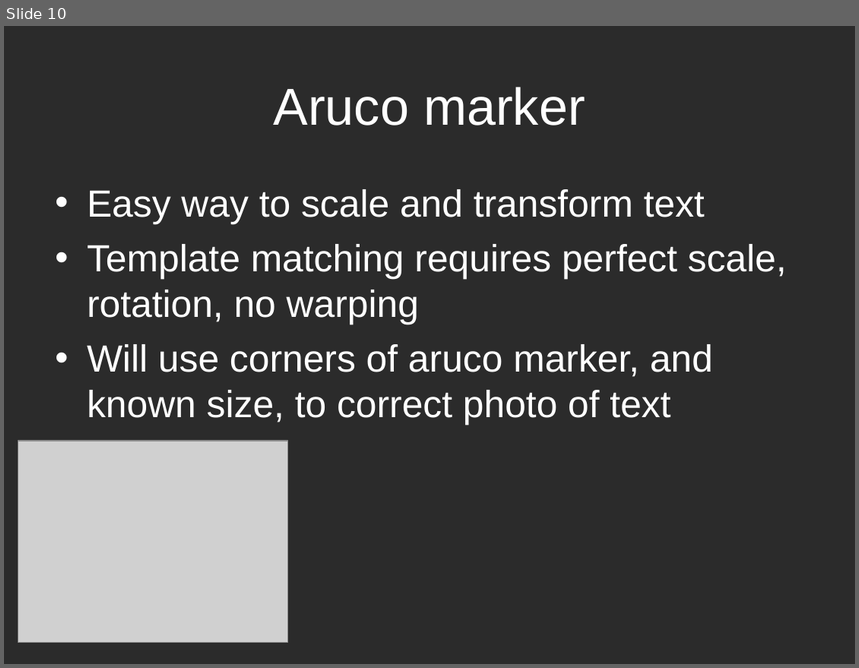
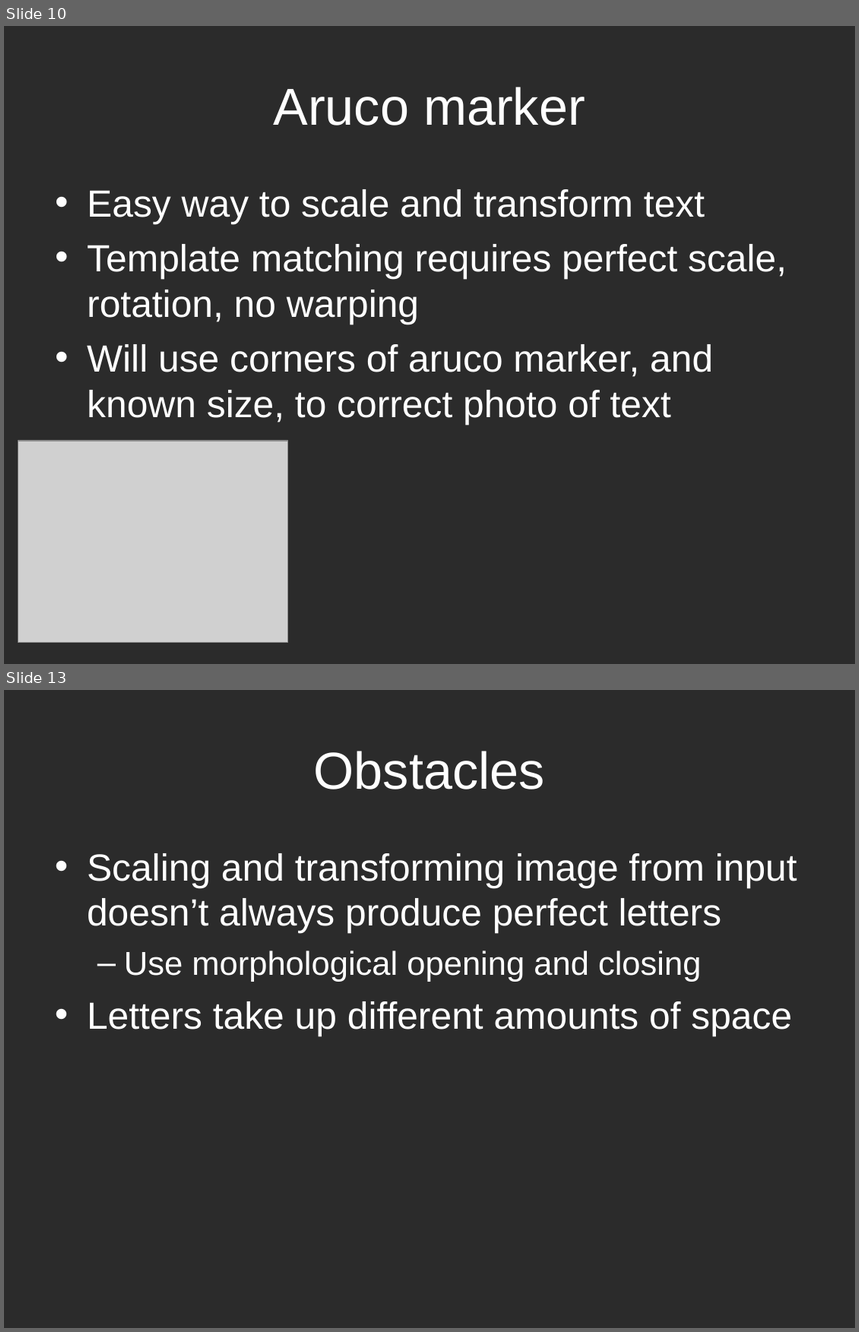
Before and after one commit to austinmleo/CompVisionFinal, a slide deck: Presentation/Teaching robots to read.ppt. Shown one above the other, each under a label of ours: slide 10 before the commit, slides 10 and 13 after it; the slides between them are not shown. The pictures are 859x668 and 859x1332 pixels, drawn with LibreOffice and Linux fonts; fonts in the diff are those of the drawing; grey boxes stand for pictures; background and template pictures are left out; a plain dark background stands for a picture behind light text. Boxes give left, top, right and bottom in pixels: in the first picture for what was removed or moved away, otherwise in the second. Text is boxed around its words. In the diff, an @@ line names an element or a change of style, - is before the commit and + after.

Commit message:
Modified Scaled Text reader. Unfinished ppt.

```diff
--- a/Presentation/Teaching robots to read.ppt
+++ b/Presentation/Teaching robots to read.ppt
@@ slide 13 added at [4, 690, 855, 1328], background picture (left out) @@
@@ title added at [314, 751, 545, 790], 44 pt, text #FFFFFF @@
+Obstacles
@@ text added at [87, 853, 797, 1037], 32 pt, text #FFFFFF @@
+• Scaling and transforming image from input doesn’t always produce perfect letters
+  – Use morphological opening and closing
+• Letters take up different amounts of space
```
Also in this commit, not shown: 2 other slides added, 1 slide removed, 1 other file.
